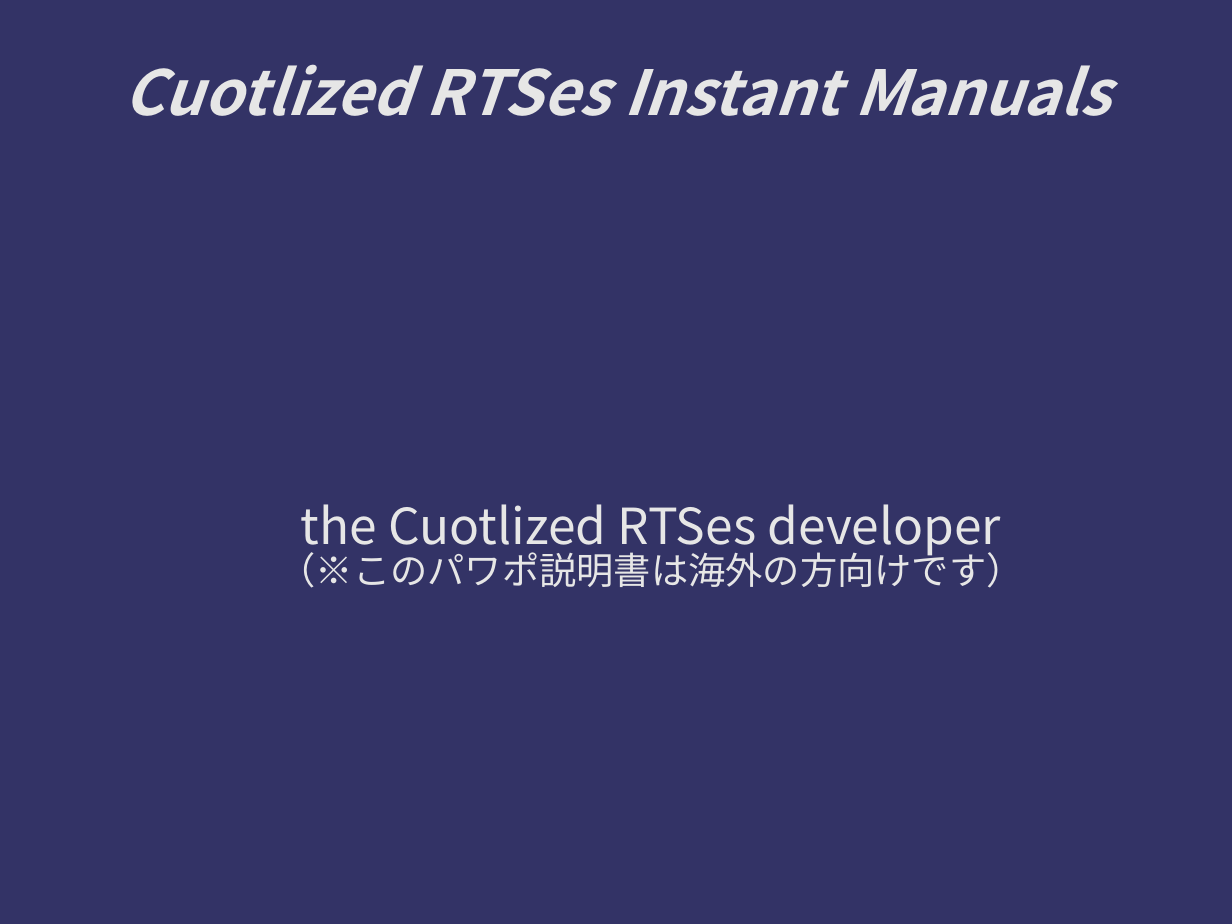
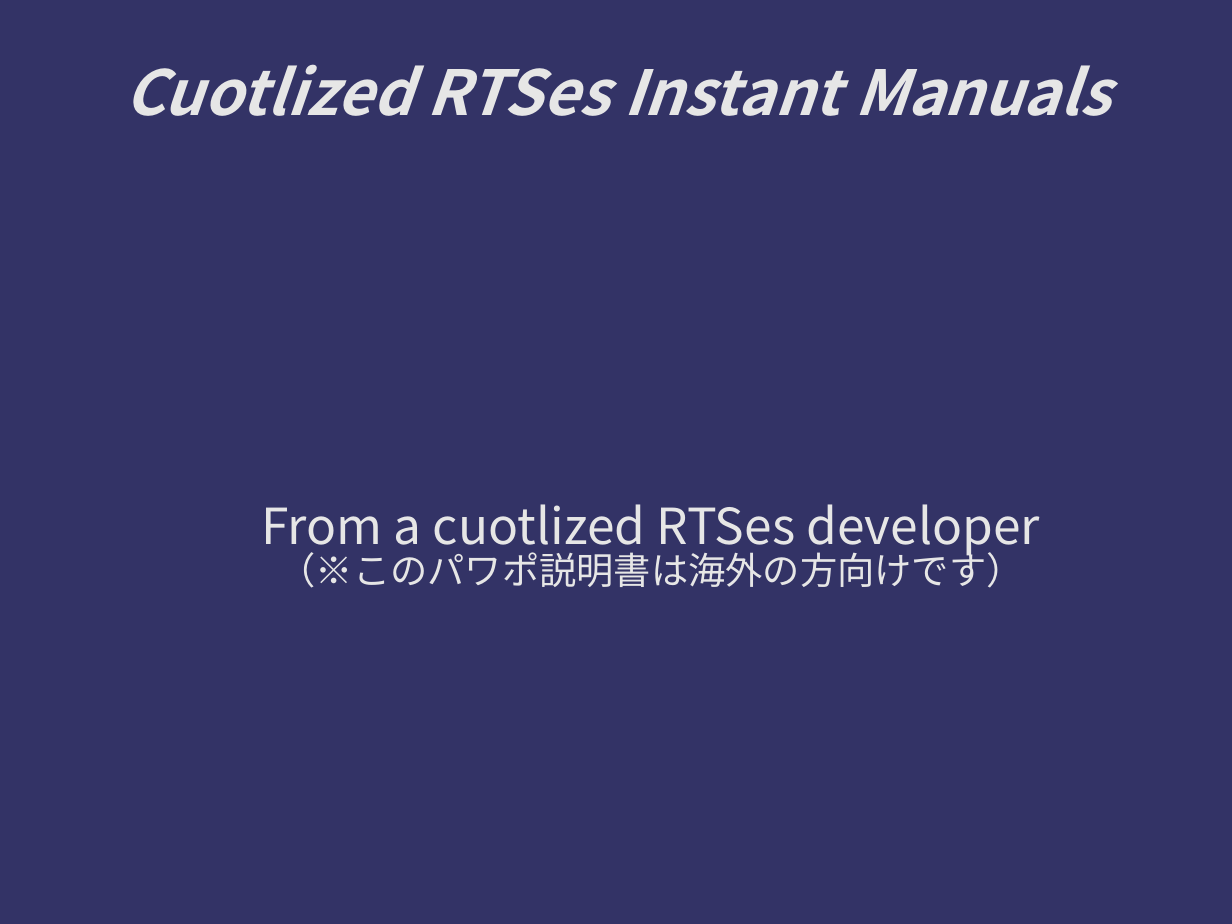
Before and after one commit to kotorize/kotorize, a slide deck: slide 1 of Manuals.ppt. Drawn at 1232x924 pixels with LibreOffice and Linux fonts; fonts in the diff are those of the drawing; background and template pictures are left out. Boxes give left, top, right and bottom in pixels: in the first picture for what was removed or moved away, otherwise in the second. Text is boxed around its words. In the diff, an @@ line names an element or a change of style, - is before the commit and + after.

```diff
--- a/Manuals.ppt
+++ b/Manuals.ppt
@@ subtitle at (261, 504, 1040, 557): text changed @@
-the Cuotlized RTSes developer
+From a cuotlized RTSes developer
```
Also in this commit, not shown: 2 other slides changed, 1 slide added, 2 slides removed, 1 other file.
